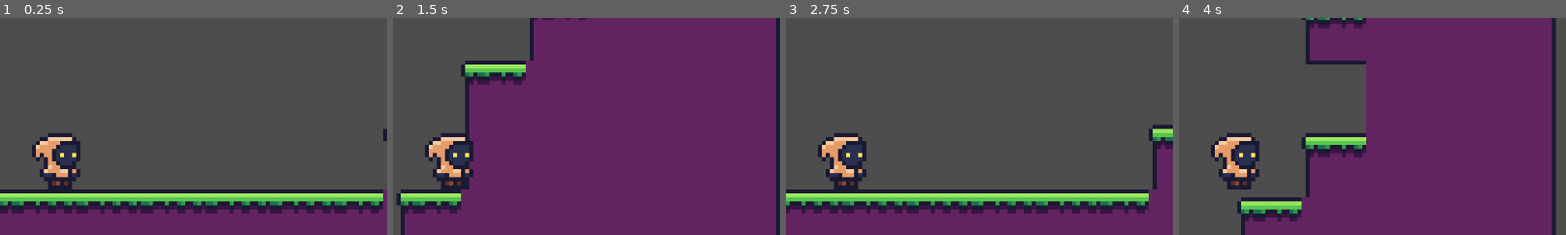
Above: before the commit, frames 1-4 (left to right).
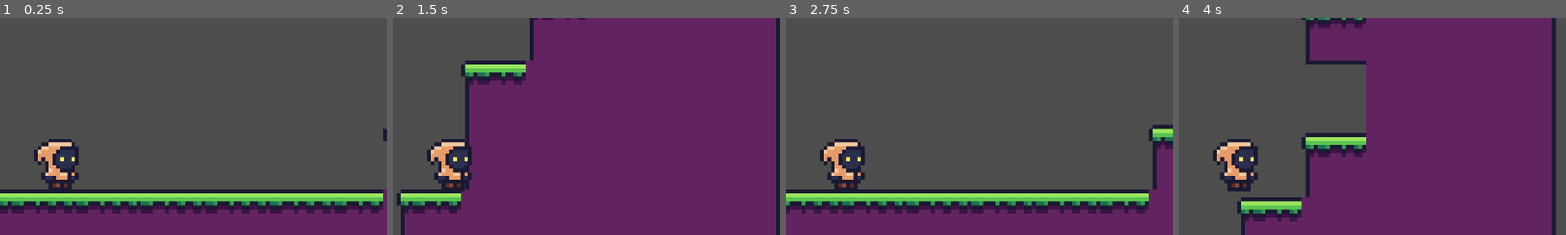
Above: after the commit, the same moments.

Repository: zenbenten/Godot-Platformer
Game: Godot game, scene res://Assets/Scenes/Areas/area_1.tscn
Two runs of this game, one before a commit and one after it. Both use one fixed random seed, a clock stepped at 60 frames per second and the inputs below.
Inputs:
- Up to frame 1 (0.25 s): no input
- Up to frame 2 (1.5 s): tap Enter at 0.5 s; hold Right (move_right) from 0.53 s (still down); tap Z (jump) at 0.77 s
- Up to frame 3 (2.75 s): tap Z (jump) at 1.52 s; release Right (move_right) at 2.03 s; hold Left (move_left) from 2.03 s (still down)
- Up to frame 4 (4 s): release Left (move_left) at 2.78 s; hold Right (move_right) from 2.78 s (still down); tap Z (jump) at 3.02, 3.77 s
The pictures show only the part of the screen within x 50-100%, y 24-74%; the shares and areas given below are measured in that part.

The runs differ from the first frame. In frame 1, 1.6% of the frame differs, in the area x 8-21%, y 53-80%; in frame 2, 1.6%; in frame 3, 1.6%; in frame 4, 1.7%.

Commit message:
starting grapple hook, added chain.png and grapple scripts

Diff:
--- a/Assets/Scenes/player.tscn
+++ b/Assets/Scenes/player.tscn
@@ -21,8 +21,9 @@
 root_node = NodePath("../..")
 
 [node name="Sprite2D" type="Sprite2D" parent="AgentAnimator"]
-position = Vector2(0, -8)
-texture = ExtResource("1_6cd4h")
+position = Vector2(0, -7)
+scale = Vector2(0.927925, 0.927925)
+texture = ExtResource("2_7dd06")
 region_enabled = true
 region_rect = Rect2(0, 0, 16, 16)
 
--- /dev/null
+++ b/Systems/GrappleHookSystem/GrapplingHookSystem.tscn
@@ -0,0 +1,46 @@
+[gd_scene load_steps=5 format=3 uid="uid://bl8p0qa4xogrc"]
+
+[ext_resource type="Script" path="res://Grappling Hook System/GrapplingHookSystem.gd" id="1_xdd6m"]
+[ext_resource type="Texture2D" uid="uid://bgsoesjwicybu" path="res://assets/chain/chain.png" id="2_rwa5u"]
+
+[sub_resource type="RectangleShape2D" id="RectangleShape2D_60oag"]
+
+[sub_resource type="CircleShape2D" id="CircleShape2D_sk66n"]
+
+[node name="GrapplingHookSystem" type="Node2D" node_paths=PackedStringArray("grapple_anchor", "player_anchor", "rope")]
+script = ExtResource("1_xdd6m")
+grapple_anchor = NodePath("GrappleAnchor")
+player_anchor = NodePath("PlayerAnchor")
+rope = NodePath("Rope")
+
+[node name="GrappleAnchor" type="StaticBody2D" parent="."]
+
+[node name="CollisionShape2D" type="CollisionShape2D" parent="GrappleAnchor"]
+shape = SubResource("RectangleShape2D_60oag")
+
+[node name="Polygon2D" type="Polygon2D" parent="GrappleAnchor"]
+color = Color(0.375984, 0.52938, 0.416358, 1)
+polygon = PackedVector2Array(-8, -10, 8, -10, 10, -8, 10, 8, 8, 10, -8, 10, -10, 8, -10, -8)
+
+[node name="PinJoint2D" type="PinJoint2D" parent="."]
+node_a = NodePath("../GrappleAnchor")
+node_b = NodePath("../PlayerAnchor")
+softness = 1.0
+
+[node name="Rope" type="Line2D" parent="."]
+texture_filter = 3
+texture_repeat = 2
+points = PackedVector2Array(0, 0, 0, 113.525)
+width = 4.0
+texture = ExtResource("2_rwa5u")
+texture_mode = 1
+
+[node name="PlayerAnchor" type="RigidBody2D" parent="."]
+position = Vector2(0, 113)
+collision_layer = 0
+collision_mask = 0
+gravity_scale = 3.0
+linear_damp = 0.1
+
+[node name="CollisionShape2D" type="CollisionShape2D" parent="PlayerAnchor"]
+shape = SubResource("CircleShape2D_sk66n")
--- /dev/null
+++ b/Systems/GrapplingHookSystem.gd
@@ -0,0 +1,73 @@
+extends Node2D
+
+
+@export var grapple_anchor: StaticBody2D
+@export var player_anchor: RigidBody2D
+@export var rope: Line2D
+
+@export var max_radius: float = 512 # Only attach to things within this radius
+
+
+func _ready():
+	add_to_group("grappling-hook-system")
+	rope.visible = false
+	player_anchor.visible = false
+
+
+# Process to handle player input and swinging
+func _process(delta):
+	if Input.is_action_pressed("ui_right"):
+		# if already moving fasdt, don't move faster
+		if player_anchor.linear_velocity.length() < 400:
+			player_anchor.apply_central_impulse(player_anchor.global_transform.x * 64)  # Push right
+	elif Input.is_action_pressed("ui_left"):
+		if player_anchor.linear_velocity.length() < 400:
+			player_anchor.apply_central_impulse(player_anchor.global_transform.x * -64)  # Push left
+
+	rope.points[0] = $GrappleAnchor.global_position * rope.global_transform
+	rope.points[1] = player_anchor.global_position * rope.global_transform
+
+	for child in player_anchor.get_children():
+		if "position" in child:
+			child.position = Vector2(0,0)
+
+
+
+
+# API - use these functions to interact with grappling hook system
+
+
+# Function to make the plaer a child of player_anchor and make
+# all the things visible and working.
+
+var player_original_parent: Node = null
+
+func attach_player(player: Node2D) -> int:
+	if self.global_position.distance_to(player.global_position) > max_radius or player_original_parent != null:
+		return -1
+	player_original_parent = player.get_parent()
+	player_anchor.position = player.global_position # Set the player_anchor to the player's position
+	player.reparent(player_anchor) # Make the player a child of player_anchor
+	player.position = Vector2.ZERO
+
+	rope.points[0] = $GrappleAnchor.global_position * rope.global_transform
+	rope.points[1] = player_anchor.global_position * rope.global_transform
+
+	rope.visible = true
+	player_anchor.visible = true
+	return 0
+
+
+
+# Function to make the player no longer a child of player_anchor
+# and make all the things invisible and not working.
+
+func detach_player(player: Node2D) -> int:
+	if player_original_parent == null:
+		return -1
+	player.reparent(player_original_parent)
+	player.velocity = player_anchor.linear_velocity # So it continues its momentum
+	player_original_parent = null
+	rope.visible = false
+	player_anchor.visible = false
+	return 0
--- /dev/null
+++ b/Systems/GrapplingHookSystem.tscn
@@ -0,0 +1,46 @@
+[gd_scene load_steps=5 format=3 uid="uid://bl8p0qa4xogrc"]
+
+[ext_resource type="Script" path="res://Grappling Hook System/GrapplingHookSystem.gd" id="1_xdd6m"]
+[ext_resource type="Texture2D" uid="uid://bgsoesjwicybu" path="res://assets/chain/chain.png" id="2_rwa5u"]
+
+[sub_resource type="RectangleShape2D" id="RectangleShape2D_60oag"]
+
+[sub_resource type="CircleShape2D" id="CircleShape2D_sk66n"]
+
+[node name="GrapplingHookSystem" type="Node2D" node_paths=PackedStringArray("grapple_anchor", "player_anchor", "rope")]
+script = ExtResource("1_xdd6m")
+grapple_anchor = NodePath("GrappleAnchor")
+player_anchor = NodePath("PlayerAnchor")
+rope = NodePath("Rope")
+
+[node name="GrappleAnchor" type="StaticBody2D" parent="."]
+
+[node name="CollisionShape2D" type="CollisionShape2D" parent="GrappleAnchor"]
+shape = SubResource("RectangleShape2D_60oag")
+
+[node name="Polygon2D" type="Polygon2D" parent="GrappleAnchor"]
+color = Color(0.375984, 0.52938, 0.416358, 1)
+polygon = PackedVector2Array(-8, -10, 8, -10, 10, -8, 10, 8, 8, 10, -8, 10, -10, 8, -10, -8)
+
+[node name="PinJoint2D" type="PinJoint2D" parent="."]
+node_a = NodePath("../GrappleAnchor")
+node_b = NodePath("../PlayerAnchor")
+softness = 1.0
+
+[node name="Rope" type="Line2D" parent="."]
+texture_filter = 3
+texture_repeat = 2
+points = PackedVector2Array(0, 0, 0, 113.525)
+width = 4.0
+texture = ExtResource("2_rwa5u")
+texture_mode = 1
+
+[node name="PlayerAnchor" type="RigidBody2D" parent="."]
+position = Vector2(0, 113)
+collision_layer = 0
+collision_mask = 0
+gravity_scale = 3.0
+linear_damp = 0.1
+
+[node name="CollisionShape2D" type="CollisionShape2D" parent="PlayerAnchor"]
+shape = SubResource("CircleShape2D_sk66n")
Not shown: 1 places in Assets/Scenes/player.tscn that only renumber resources
Binary file added: Assets/Sprites/chain.png
Not shown, added: Assets/Sprites/chain.png.import
Not shown, added: Systems/GrapplingHookSystem.gd.uid
